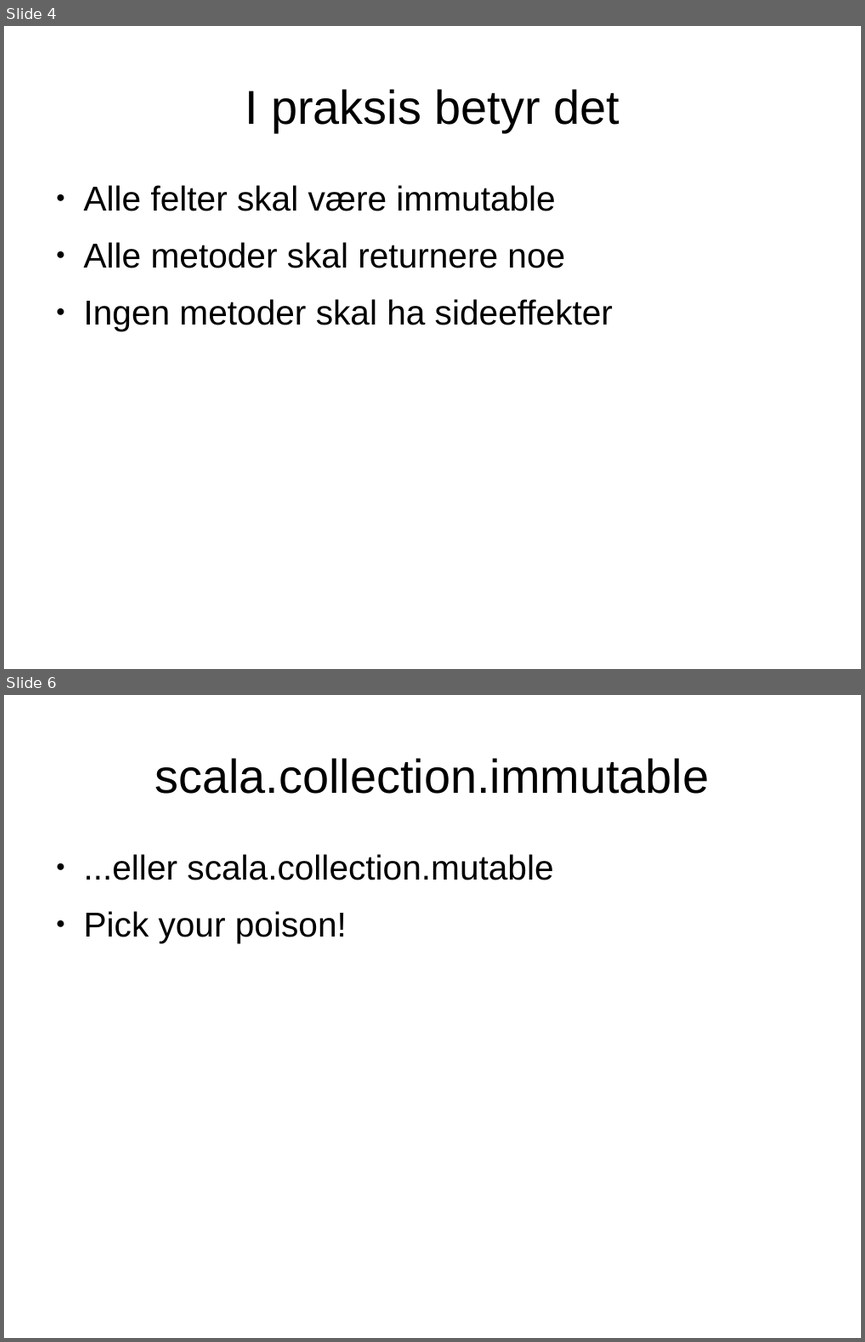
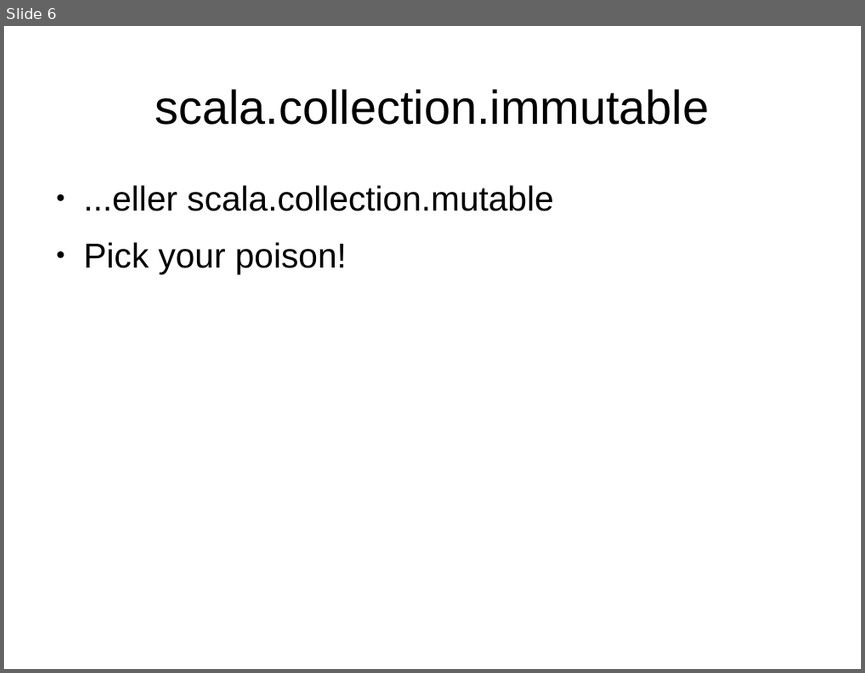
Before and after one commit to javaBin/scala-training-slides, a slide deck: 1.7 - funksjonell_programmering.odp. Shown one above the other, each under a label of ours: slides 4 and 6 before the commit, slide 6 after it; the slides between them are not shown. The pictures are 865x1342 and 865x673 pixels, drawn with LibreOffice and Linux fonts; fonts in the diff are those of the drawing; background and template pictures are left out. Boxes give left, top, right and bottom in pixels: in the first picture for what was removed or moved away, otherwise in the second. Text is boxed around its words. In the diff, an @@ line names an element or a change of style, - is before the commit and + after.

```diff
--- a/1.7 - funksjonell_programmering.odp
+++ b/1.7 - funksjonell_programmering.odp
@@ slide 4 removed at bbox=[4, 26, 861, 669], background #FFFFFF @@
@@ title removed at bbox=[245, 89, 619, 132] @@
-I praksis betyr det
@@ text removed at bbox=[84, 185, 613, 330] @@
-● Alle felter skal være immutable
-● Alle metoder skal returnere noe
-● Ingen metoder skal ha sideeffekter
```
Also in this commit, not shown: 3 slides changed, 4 slides added, 3 other slides removed.
